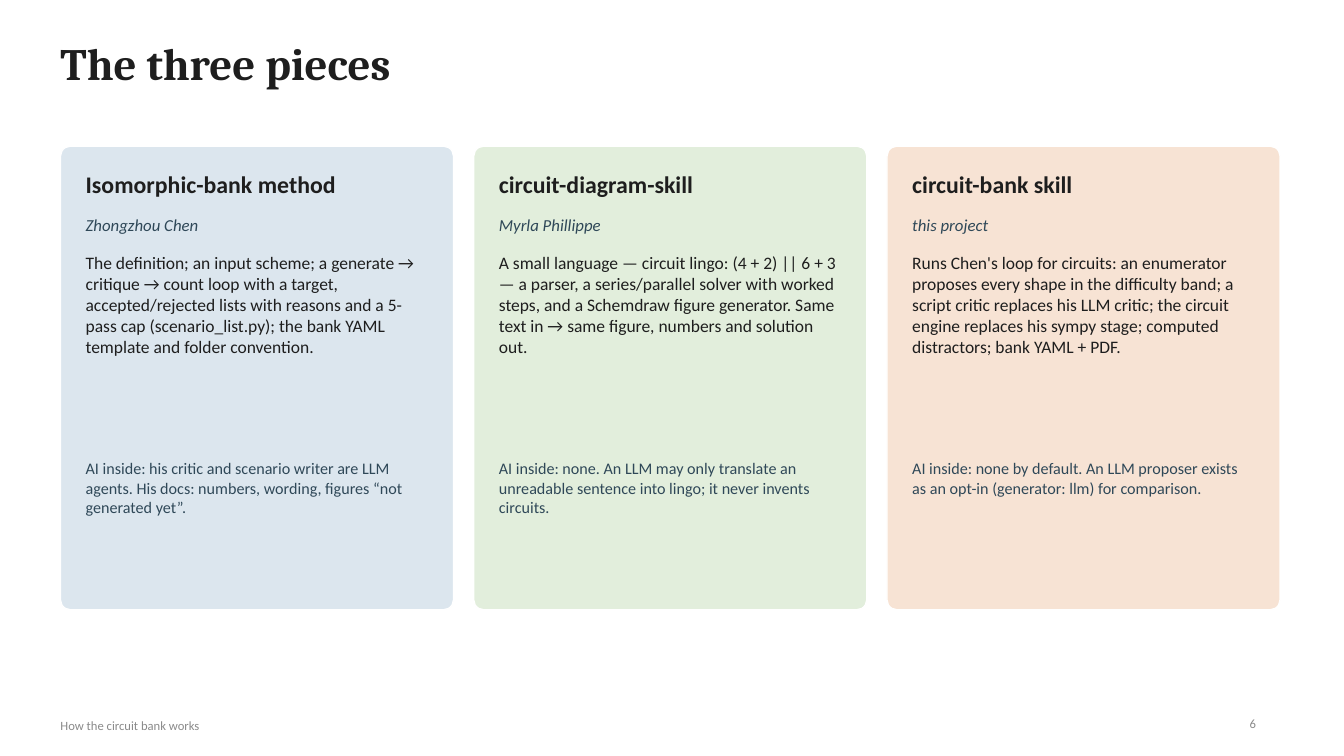
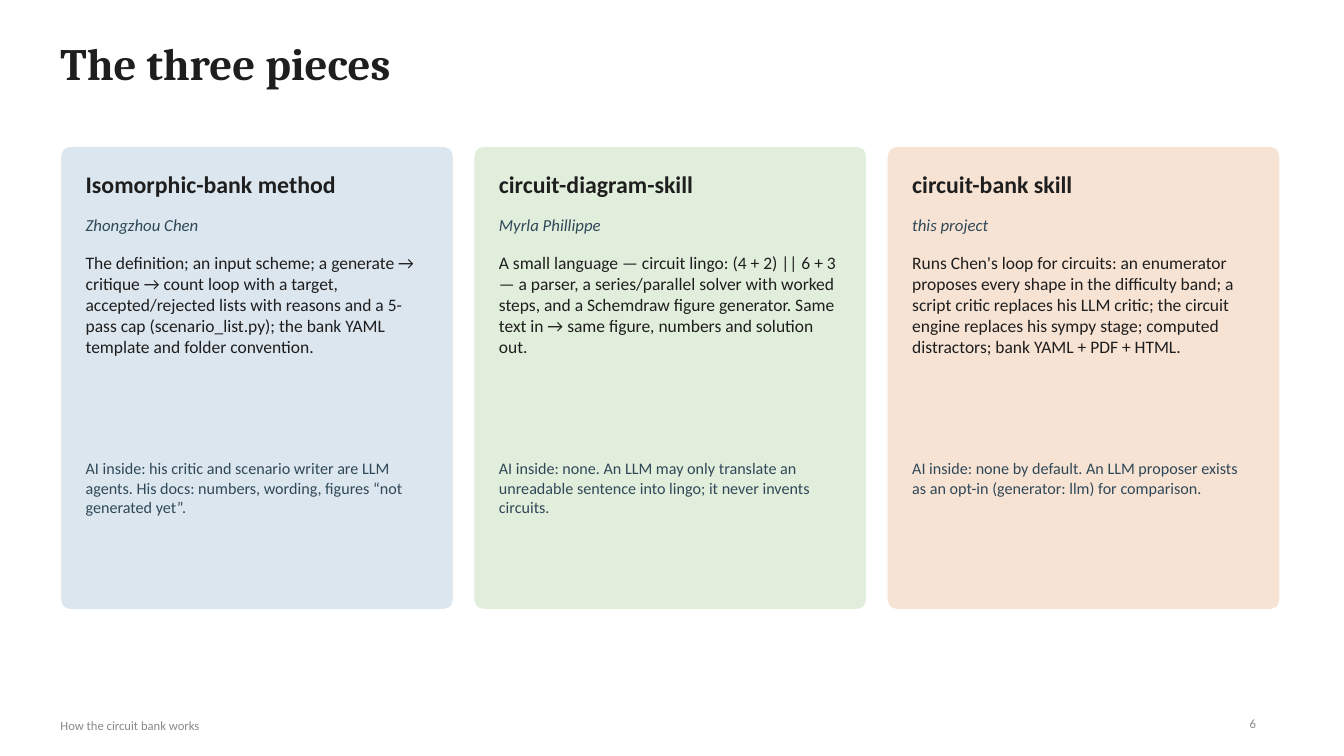
Before and after one commit to myrlaphil/circuit-banks, a slide deck: slide 6 of docs/How-the-circuit-bank-works.pptx. Drawn at 1344x756 pixels with LibreOffice and Linux fonts; fonts in the diff are those of the drawing. Boxes give left, top, right and bottom in pixels: in the first picture for what was removed or moved away, otherwise in the second. Text is boxed around its words. In the diff, an @@ line names an element or a change of style, - is before the commit and + after.

```diff
--- a/docs/How-the-circuit-bank-works.pptx
+++ b/docs/How-the-circuit-bank-works.pptx
@@ text at (912,257,1233,355): text changed @@
-Runs Chen's loop for circuits: an enumerator proposes every shape in the difficulty band; a script critic replaces his LLM critic; the circuit engine replaces his sympy stage; computed distractors; bank YAML + PDF.
+Runs Chen's loop for circuits: an enumerator proposes every shape in the difficulty band; a script critic replaces his LLM critic; the circuit engine replaces his sympy stage; computed distractors; bank YAML + PDF + HTML.
```
Also in this commit, not shown: 3 other slides changed, 21 other files.
